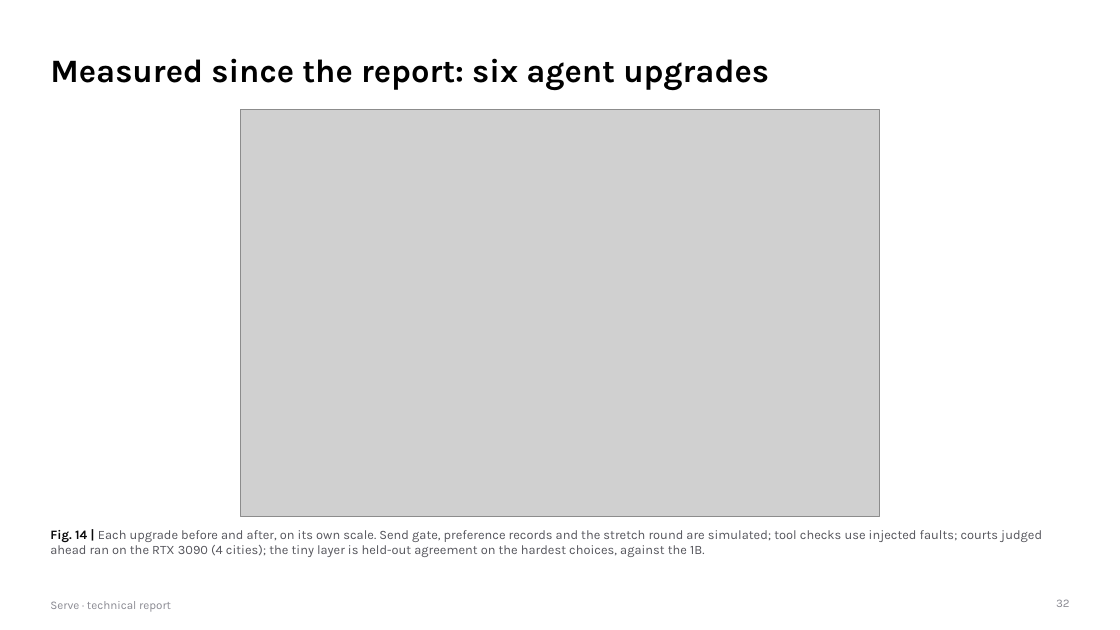
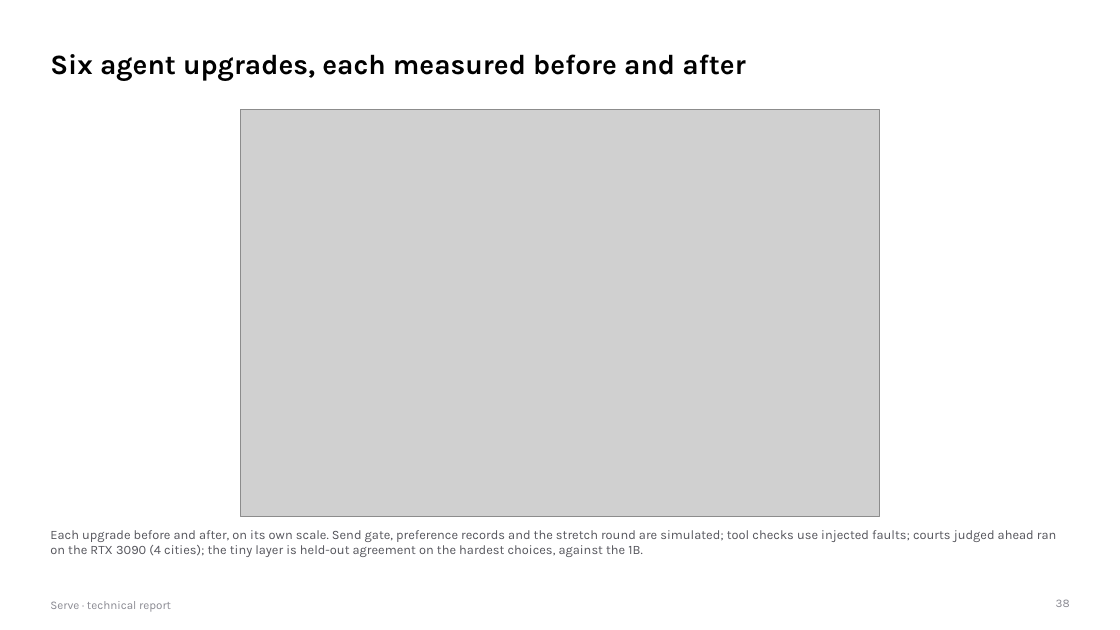
Before and after one commit to gino6178/serve-meta-hackathon, a slide deck: slide 38 of submission/pdf/serve_technical_report.pptx (slide 32 before the commit). Drawn at 1120x630 pixels with LibreOffice and Linux fonts; fonts in the diff are those of the drawing; grey boxes stand for pictures. Boxes give left, top, right and bottom in pixels: in the first picture for what was removed or moved away, otherwise in the second. Text is boxed around its words. In the diff, an @@ line names an element or a change of style, - is before the commit and + after.

```diff
--- a/submission/pdf/serve_technical_report.pptx
+++ b/submission/pdf/serve_technical_report.pptx
@@ title at [50,54,746,81]: text changed; size 28 to 24 pt @@
-Measured since the report: six agent upgrades
+Six agent upgrades, each measured before and after
@@ text at [50,530,1056,557]: text changed @@
-Fig. 14 | Each upgrade before and after, on its own scale. Send gate, preference records and the stretch round are simulated; tool checks use injected faults; courts judged ahead ran on the RTX 3090 (4 cities); the tiny layer is held-out agreement on the hardest choices, against the 1B.
+Each upgrade before and after, on its own scale. Send gate, preference records and the stretch round are simulated; tool checks use injected faults; courts judged ahead ran on the RTX 3090 (4 cities); the tiny layer is held-out agreement on the hardest choices, against the 1B.
@@ page number at [1056,599,1070,607]: text changed @@
-32
+38
```
Also in this commit, not shown: 36 other slides changed, 7 slides added, 3 slides removed, 4 other files.
